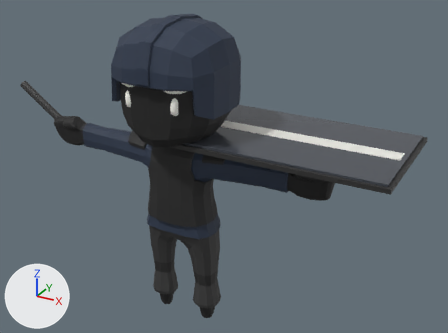
The glTF model dead-city/models/characters/boss_warden.glb as it was, and as the next commit left it.
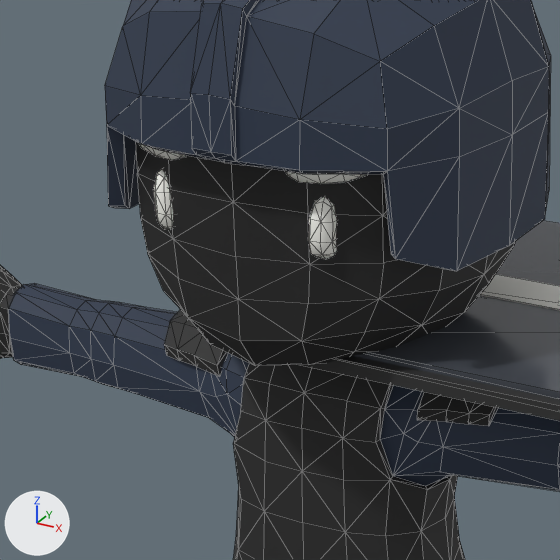
Old and new are each drawn whole from a camera (50 mm lens) standing at (3.15, -4.83, 4.28) and looking at (0.29, 0.37, 1.68) and again close up on the part from 18% to 54% of the width and 12% to 61% of the height. The axes (+X, +Y, +Z) are drawn at lower left. The lights are the same throughout. The first two pictures are the older version. The close-ups show mesh edges as thin lines. Where no turn or scale is listed for an object, it has been applied to the vertices. Vertices at exactly the same position are counted once.

The older version as bpy lines, for what is in view:
```python
me_cube = bpy.data.meshes.new('Cube')
me_cube.from_pydata(...)  # a box spanning x -1.08..1.08, y -0.62..0.62, z -0.03..0.03, material slot 0; a box spanning x -1.11..1.11, y -0.66..0.66, z -0.04..0.0, material slot 1; a box spanning x -1.03..1.03, y -0.09..0.09, z -0.03..0.03, material slot 2
me_cube.materials.append(mat_shieldpane)  # dark grey #50555d
me_cube.materials.append(mat_shieldframe)  # dark grey #303030
me_cube.materials.append(mat_shieldstripe)  # white #edede7
me_cube_004 = bpy.data.meshes.new('Cube.004')
me_cube_004.from_pydata(...)  # 1515 vertices, 2994 faces; spans x -1.62..1.62, y -0.58..0.57, z -0.02..3.27
# faces by material slot: [1020, 442, 508, 304, 320, 400]
me_cube_004.materials.append(mat_skin)  # black #1f1f1f
me_cube_004.materials.append(mat_main)  # dark blue #2a364b
me_cube_004.materials.append(mat_black)  # black #272727
me_cube_004.materials.append(mat_grey)  # dark grey #3a3a3a
me_cube_004.materials.append(mat_face)  # white #fffff8
me_cube_004.materials.append(mat_helmet)  # dark blue #2a364b
ob_body = bpy.data.objects.new('Body', me_cube_004)
ob_body.location = (0.0, 0.0, 0.0)
ob_shield = bpy.data.objects.new('Shield', me_cube)
ob_shield.location = (1.065, 0.33, 2.136)
```
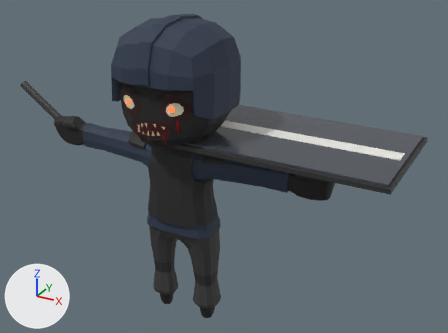
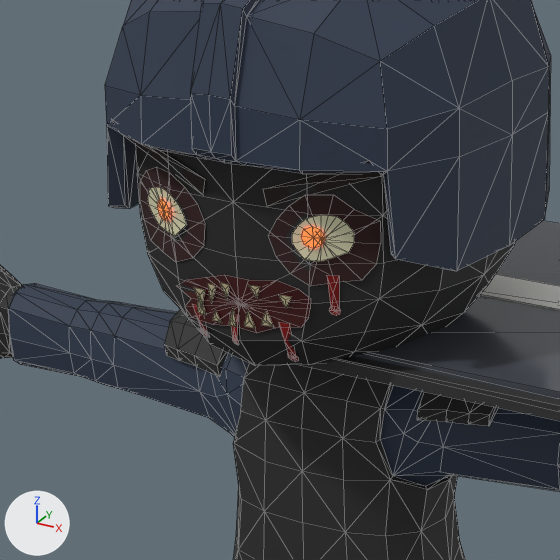
Diff of the bpy script that builds the scene:
```diff
--- a/dead-city/models/characters/boss_warden.glb.py
+++ b/dead-city/models/characters/boss_warden.glb.py
@@ mat_faceeye @@
+mat_faceeye = principled_material('FaceEye')
+mat_faceeye.base_color = (0.62, 0.6, 0.4)  # beige #cecbaa
+mat_faceeye.roughness = 0.6
+mat_faceeye.emission_color = (0.0372, 0.036, 0.024)  # dark grey #36352b
+mat_faceeye.emission_strength = 1.0
@@ mat_facepupil @@
+mat_facepupil = principled_material('FacePupil')
+mat_facepupil.base_color = (1.0, 0.08, 0.02)  # red #ff5027
+mat_facepupil.roughness = 0.6
+mat_facepupil.emission_color = (1.0, 0.08, 0.02)  # red #ff5027
+mat_facepupil.emission_strength = 3.0
@@ mat_facebrow @@
+mat_facebrow = principled_material('FaceBrow')
+mat_facebrow.base_color = (0.02, 0.012, 0.01)  # black #271d19
+mat_facebrow.roughness = 0.9
@@ mat_facesocket @@
+mat_facesocket = principled_material('FaceSocket')
+mat_facesocket.base_color = (0.03, 0.006, 0.006)  # dark red #301212
+mat_facesocket.roughness = 0.85
@@ mat_faceteeth @@
+mat_faceteeth = principled_material('FaceTeeth')
+mat_faceteeth.base_color = (0.48, 0.42, 0.26)  # beige #b8ad8b
+mat_faceteeth.roughness = 0.55
@@ mat_faceblood @@
+mat_faceblood = principled_material('FaceBlood')
+mat_faceblood.base_color = (0.2, 0.0, 0.0)  # dark red #7c0000
+mat_faceblood.roughness = 0.15
@@ mat_facemouth @@
+mat_facemouth = principled_material('FaceMouth')
+mat_facemouth.base_color = (0.045, 0.0, 0.0)  # dark red #3c0000
+mat_facemouth.roughness = 0.4
@@ me_cube_004 @@
 # used by ob_body; location = (0.0, 0.0, 0.0)
-me_cube_004.from_pydata(...)  # 1515 vertices, 2994 faces; spans x -1.62..1.62, y -0.58..0.57, z -0.02..3.27
+me_cube_004.from_pydata(...)  # 1550 vertices, 2850 faces; spans x -1.62..1.62, y -0.58..0.57, z -0.02..3.27
+# me_cube_004 part 1: the loose piece of 42 vertices spanning x 0.14..0.37, y -0.5..-0.39, z 2.67..2.76 is deleted
+# me_cube_004 part 2: the loose piece of 42 vertices spanning x -0.37..-0.14, y -0.5..-0.39, z 2.67..2.76 is deleted
+# me_cube_004 part 3
+# 84 vertices are removed from x -0.28..0.28, y -0.49..-0.4, z 2.47..2.65
+# 160 faces are deleted
+# 203 vertices are added at x -0.41..0.41, y -0.5..-0.4, z 2.16..2.76
+# 28 new faces join them, mat_facesocket (dark red #301212)
+# 28 new faces join them, mat_faceeye (beige #cecbaa)
+# 16 new faces join them, mat_facepupil (red #ff5027, glowing red #ff5027)
+# 8 new faces join them, mat_facebrow (black #271d19)
+# 18 new faces join them, mat_facemouth (dark red #3c0000)
+# 30 new faces join them, mat_faceteeth (beige #b8ad8b)
+# 48 new faces join them, mat_faceblood (dark red #7c0000)
 me_cube_004.materials.append(mat_skin)
@@ me_cube_004 @@
 me_cube_004.materials.append(mat_grey)
-me_cube_004.materials.append(mat_face)  # white #fffff8
 me_cube_004.materials.append(mat_helmet)
+me_cube_004.materials.append(mat_facesocket)  # dark red #301212
+me_cube_004.materials.append(mat_faceeye)  # beige #cecbaa
+me_cube_004.materials.append(mat_facepupil)  # red #ff5027, glowing red #ff5027
+me_cube_004.materials.append(mat_facebrow)  # black #271d19
+me_cube_004.materials.append(mat_facemouth)  # dark red #3c0000
+me_cube_004.materials.append(mat_faceteeth)  # beige #b8ad8b
+me_cube_004.materials.append(mat_faceblood)  # dark red #7c0000
```

Location of each change, [x1, y1, x2, y2] in pixels of the close-ups (560 x 560 px; the box of a moved part takes in the faces that stretch with it):
part 1 of me_cube_004, deleted: before [285, 171, 368, 184]
part 2 of me_cube_004, deleted: before [139, 143, 185, 160]
part 3 of me_cube_004, moved or reshaped: before [153, 170, 337, 259]; after [112, 120, 381, 362]
